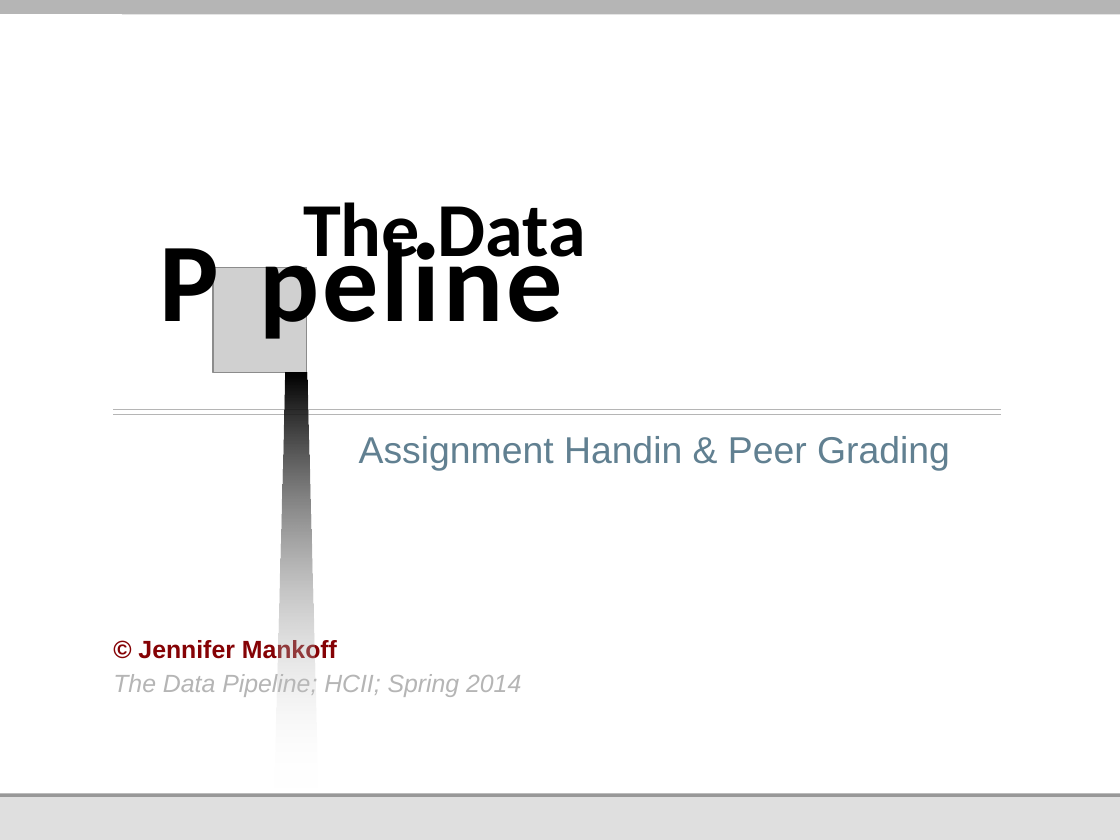
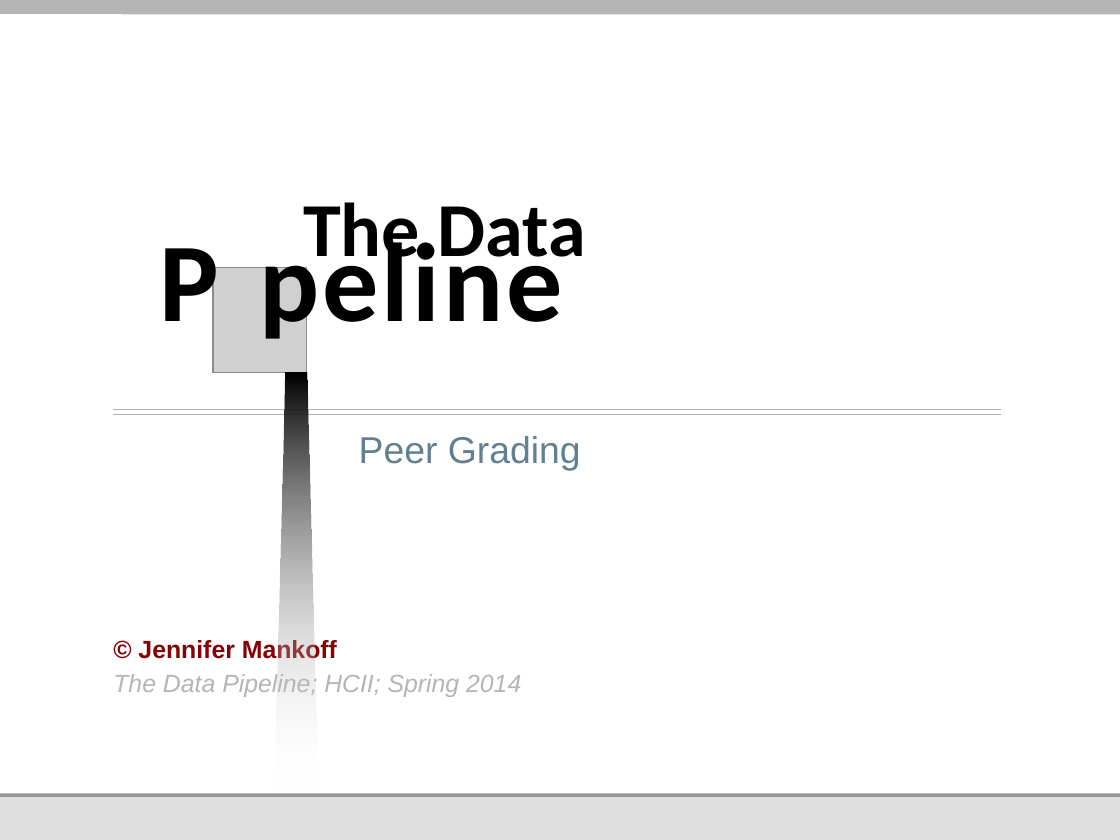
Before and after one commit to jmankoff/data, a slide deck: slide 1 of Lectures/Peer Grading.pptx. Drawn at 1120x840 pixels with LibreOffice and Linux fonts; fonts in the diff are those of the drawing; grey boxes stand for pictures; background and template pictures are left out. Boxes give left, top, right and bottom in pixels: in the first picture for what was removed or moved away, otherwise in the second. Text is boxed around its words. In the diff, an @@ line names an element or a change of style, - is before the commit and + after.

```diff
--- a/Lectures/Peer Grading.pptx
+++ b/Lectures/Peer Grading.pptx
@@ subtitle at bbox=[359, 436, 581, 471]: text changed @@
-Assignment Handin & Peer Grading
+Peer Grading
```
Also in this commit, not shown: 21 other slides changed, 2 other files.
